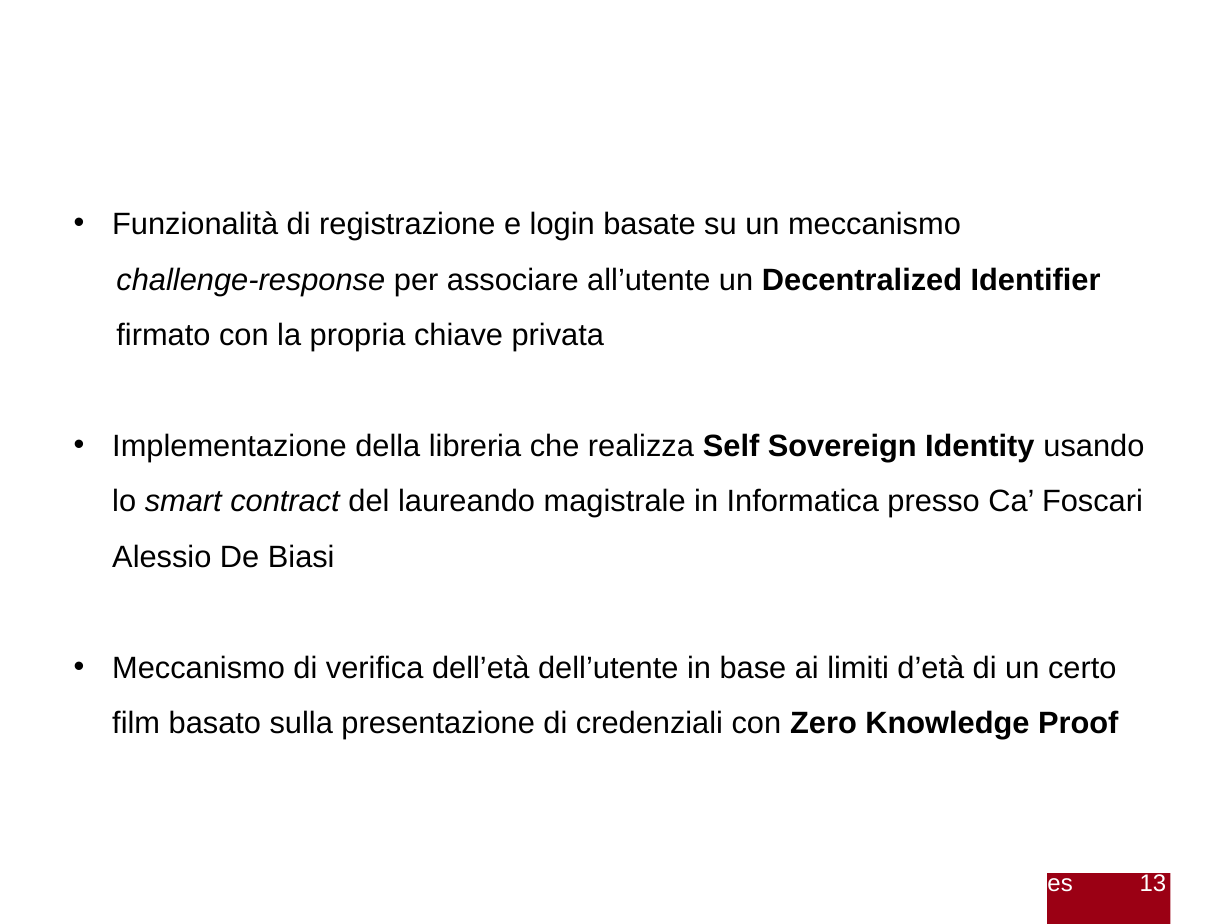
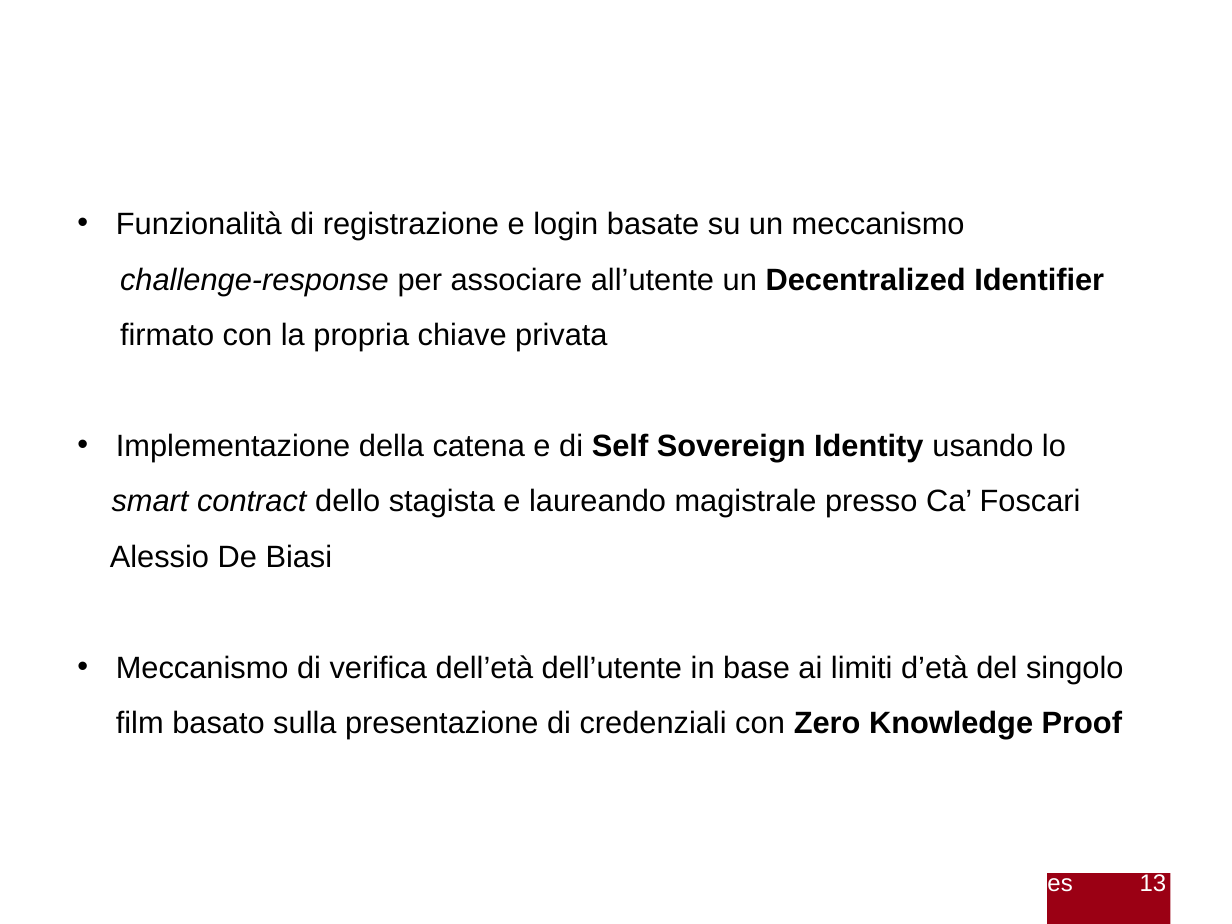
Before and after one commit to gabrielrovesti/Stage-e-Tesi-Triennale-UniPD, a slide deck: slide 13 of Presentazione/Presentazione Gabriel Rovesti.pptx. Drawn at 1232x924 pixels with LibreOffice and Linux fonts; fonts in the diff are those of the drawing; background and template pictures are left out. Boxes give left, top, right and bottom in pixels: in the first picture for what was removed or moved away, otherwise in the second. Text is boxed around its words. In the diff, an @@ line names an element or a change of style, - is before the commit and + after.

```diff
--- a/Presentazione/Presentazione Gabriel Rovesti.pptx
+++ b/Presentazione/Presentazione Gabriel Rovesti.pptx
@@ text at [110, 433, 1124, 739]: text changed @@
-• Implementazione della libreria che realizza Self Sovereign Identity usando lo smart contract del laureando magistrale in Informatica presso Ca’ Foscari Alessio De Biasi
-• Meccanismo di verifica dell’età dell’utente in base ai limiti d’età di un certo film basato sulla presentazione di credenziali con Zero Knowledge Proof
+• Implementazione della catena e di Self Sovereign Identity usando lo
+smart contract dello stagista e laureando magistrale presso Ca’ Foscari
+Alessio De Biasi
+• Meccanismo di verifica dell’età dell’utente in base ai limiti d’età del singolo film basato sulla presentazione di credenziali con Zero Knowledge Proof
```
Also in this commit, not shown: 8 other slides changed, 5 other files.
